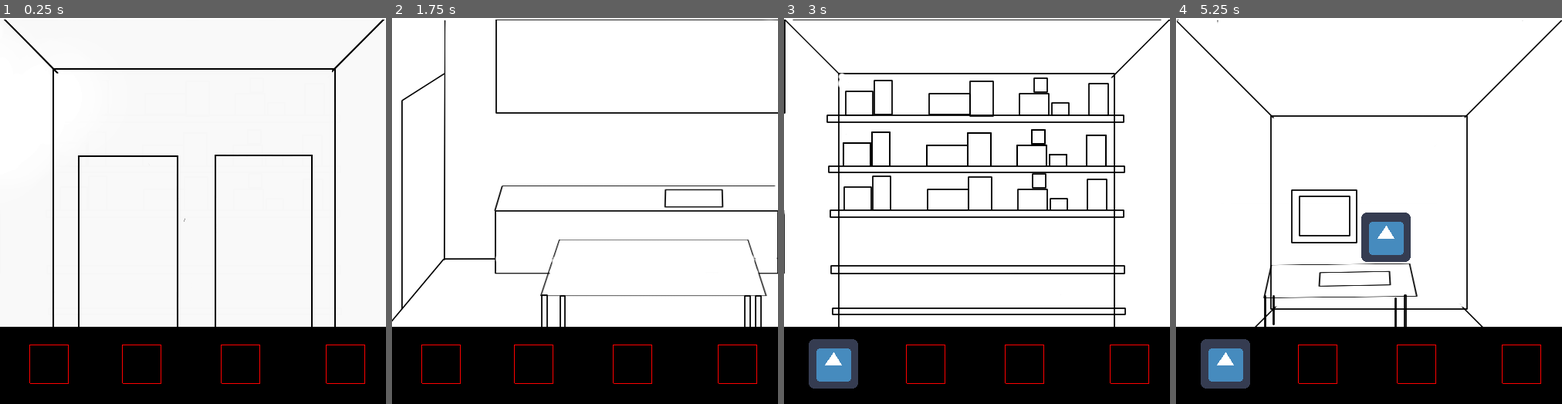
Above: before the commit, frames 1-4 (left to right).
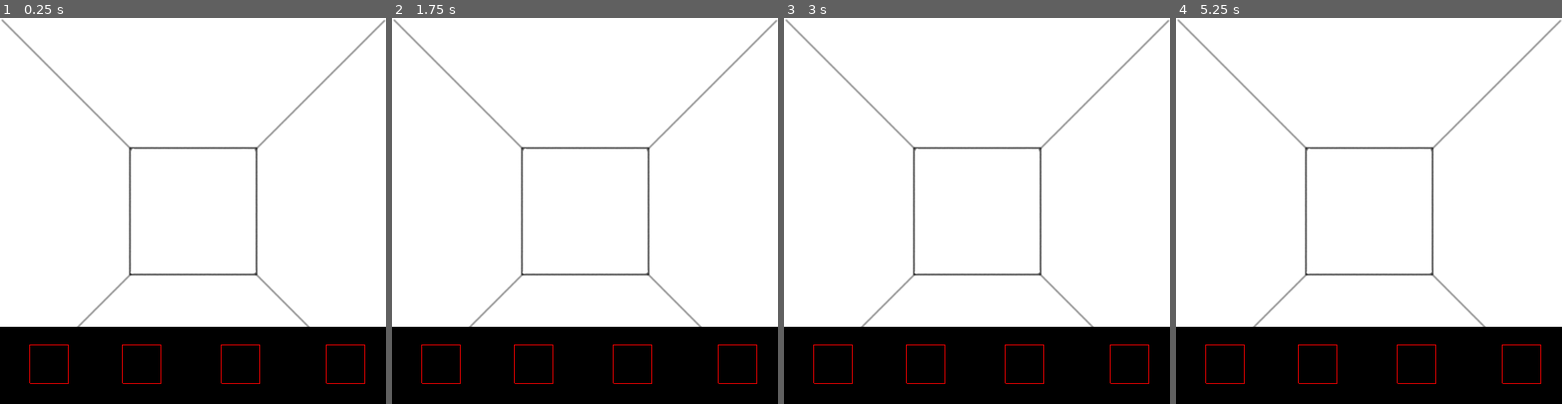
Above: after the commit, the same moments.

Repository: andresleonardobg/Cinco
Game: Godot game, scene res://scenes/level.tscn
Two runs of this game, one before a commit and one after it. Both use one fixed random seed, a clock stepped at 60 frames per second and the inputs below. The engine's default icon, where the game draws it, is replaced by a stand-in: a white triangle on a blue panel in a dark square.
Inputs (mouse positions are in pixels of both pictures, inside the frame that each line leads up to):
- Up to frame 1 (0.25 s): no input
- Up to frame 2 (1.75 s): tap Enter (ui_accept) at 0.5, 0.77, 0.8, 1.07, 1.25, 1.35, 1.52 s; move the mouse to (592, 373) at 0.52 s; click (592, 373) at 0.6 s; move the mouse to (523, 257) at 1.27 s; click (523, 257) at 1.55 s
- Up to frame 3 (3 s): tap Enter (ui_accept) at 1.82, 2, 2.3, 2.75 s; move the mouse to (814, 183) at 2.02 s; click (814, 183) at 2.1 s; move the mouse to (1007, 249) at 2.77 s; click (1007, 249) at 2.85 s
- Up to frame 4 (5.25 s): tap Enter (ui_accept) at 3.02, 3.32, 3.5, 3.6, 3.77, 4.07, 4.25, 4.52, 4.82 s; move the mouse to (1372, 349) at 3.52 s; click (1372, 349) at 3.67 s; move the mouse to (1407, 349) at 4.27 s; click (1407, 349) at 4.35 s; move the mouse to (1303, 257) at 5.02 s; click (1303, 257) at 5.1 s

The runs differ from the first frame. In frame 1, 3.4% of the frame differs, in the area x 0-100%, y 0-80%; in frame 2, 4.2%; in frame 3, 9.0%, in the area x 0-100%, y 0-96%; in frame 4, 6.7%.

Commit message:
capsule works in the level

Diff:
--- a/scenes/dialogs.tscn
+++ b/scenes/dialogs.tscn
@@ -22,6 +22,6 @@
 }
 
 [node name="Timer" type="Timer" parent="."]
-wait_time = 0.049
+wait_time = 0.02
 
 [connection signal="timeout" from="Timer" to="." method="_on_Timer_timeout"]
--- a/scenes/level.tscn
+++ b/scenes/level.tscn
@@ -119,12 +119,12 @@
 
 [node name="level" type="Node2D"]
 __meta__ = {
-"_edit_horizontal_guides_": [ 2000.0 ]
+"_edit_horizontal_guides_": [ 2000.0 ],
+"_edit_vertical_guides_": [ 499.859 ]
 }
 
 [node name="map" parent="." instance=ExtResource( 1 )]
 script = ExtResource( 8 )
-position_in_map = Vector2( -500, -1500 )
 
 [node name="objects" type="Node2D" parent="map"]
 script = ExtResource( 3 )
@@ -292,7 +292,7 @@
 nodeMap = NodePath("../..")
 
 [node name="door15" parent="map/navigation" instance=ExtResource( 2 )]
-position = Vector2( 42.1043, 2713.33 )
+position = Vector2( 40, 2720 )
 scale = Vector2( 1.215, 1.185 )
 posMap = Vector2( -500, -2500 )
 nodeMap = NodePath("../..")
@@ -366,13 +366,13 @@
 nodeMap = NodePath("../..")
 
 [node name="door24" parent="map/navigation" instance=ExtResource( 2 )]
-position = Vector2( 464, 4256 )
+position = Vector2( 440, 4248 )
 scale = Vector2( 1.258, 1.184 )
 posMap = Vector2( -500, -4000 )
 nodeMap = NodePath("../..")
 
 [node name="door34" parent="map/navigation" instance=ExtResource( 2 )]
-position = Vector2( 528, 4256 )
+position = Vector2( 552, 4256 )
 scale = Vector2( 1.258, 1.184 )
 posMap = Vector2( 0, -4000 )
 nodeMap = NodePath("../..")
@@ -520,7 +520,7 @@
 [node name="slot2" type="Area2D" parent="map/interaction/ComputerTwo/slots" groups=[
 "slots",
 ]]
-position = Vector2( 445.852, 467.899 )
+position = Vector2( 429.719, 467.9 )
 collision_layer = 2
 collision_mask = 2
 __meta__ = {
@@ -533,7 +533,7 @@
 [node name="slot3" type="Area2D" parent="map/interaction/ComputerTwo/slots" groups=[
 "slots",
 ]]
-position = Vector2( 526.514, 467.9 )
+position = Vector2( 494.249, 467.9 )
 collision_layer = 2
 collision_mask = 2
 __meta__ = {
@@ -546,7 +546,7 @@
 [node name="slot4" type="Area2D" parent="map/interaction/ComputerTwo/slots" groups=[
 "slots",
 ]]
-position = Vector2( 591.043, 467.899 )
+position = Vector2( 558.778, 467.9 )
 collision_layer = 2
 collision_mask = 2
 __meta__ = {
@@ -559,10 +559,10 @@
 [node name="Capsule" type="Node2D" parent="map/interaction"]
 position = Vector2( 500, 3000 )
 script = ExtResource( 14 )
-node = "object"
-node2 = "object2"
-node3 = "object3"
-node4 = "object4"
+node = "obj"
+node2 = "obj2"
+node3 = "obj3"
+node4 = "obj4"
 nodeMap = NodePath("../..")
 
 [node name="Area2D" type="Area2D" parent="map/interaction/Capsule"]
@@ -626,12 +626,12 @@
 [node name="navigationCam" type="Node2D" parent="."]
 
 [node name="navigationCam" parent="navigationCam" instance=ExtResource( 2 )]
-position = Vector2( 50, 250 )
+position = Vector2( 20, 250 )
 posMap = Vector2( 500, 0 )
 nodeMap = NodePath("../../map")
 
 [node name="navigationCam2" parent="navigationCam" instance=ExtResource( 2 )]
-position = Vector2( 450, 250 )
+position = Vector2( 480, 250 )
 posMap = Vector2( -500, 0 )
 nodeMap = NodePath("../../map")
 
@@ -639,6 +639,7 @@
 
 [node name="ColorRect" parent="." instance=ExtResource( 15 )]
 visible = false
+door = NodePath("../map/navigation")
 
 [connection signal="animation_finished" from="map/firtsDoor/AnimationPlayer" to="map/firtsDoor" method="_on_AnimationPlayer_animation_finished"]
 [connection signal="timeout" from="map/navigation/door3/Timer" to="map/navigation/door3" method="_on_Timer_timeout"]
--- a/scripts/Capsule.gd
+++ b/scripts/Capsule.gd
@@ -70,7 +70,7 @@
 				for p in positions:
 					if p.occupied == null:
 						p.occupied = 'capsule'
-						p.instance_node('capsule')
+						p.instance_node('capsule', true)
 						take = false
 
 					if take == false:
--- a/scripts/ComputerLab.gd
+++ b/scripts/ComputerLab.gd
@@ -8,13 +8,14 @@
 	global_position = pos
 
 func _input(_event):
-	if Input.is_action_just_pressed("ui_accept"):
-		if $block/LineEdit.text == '3101':
-			$block.queue_free()
-			$desktop.visible = true
-		else:
-			$block/LineEdit.text = ''
-			#put song
+	if $block:
+		if Input.is_action_just_pressed("ui_accept"):
+			if $block/LineEdit.text == '3101':
+				$block.queue_free()
+				$desktop.visible = true
+			else:
+				$block/LineEdit.text = ''
+				#put song
 
 func _on_Button_pressed():
 	$desktop/WindowDialog.popup()
--- a/scripts/ComputerTwo.gd
+++ b/scripts/ComputerTwo.gd
@@ -37,7 +37,6 @@
 	var n = node.instance()
 	n.name = nm
 	n.block = true
-	n.softwareLoad = true
 	parent.call_deferred("add_child", n)
 	count += 1
 
@@ -66,6 +65,6 @@
 	$Computer/RichTextLabel2.visible = true
 	$Computer/load.visible = false
 	for n in chips:
-		 var obj = n.get_children()
-		 obj[1].block = false
-		 obj[1].softwareLoad = true
+		var obj = n.get_children()
+		obj[1].block = false
+		Global.softwareLoad = true
--- a/scripts/Global.gd
+++ b/scripts/Global.gd
@@ -1,4 +1,7 @@
 extends Node
+
+var softwareLoad = false
+
 
 func insert_child(area, nm, parent):
 	# area.queue_free()
--- a/scripts/Position.gd
+++ b/scripts/Position.gd
@@ -13,6 +13,6 @@
 
 func instance_node(nod, sl):
 	var n = node.instance()
-	n.set_name(nod)
+	n.name = nod
 	n.softwareLoad = sl
 	add_child(n)
--- a/scripts/dialog.gd
+++ b/scripts/dialog.gd
@@ -4,6 +4,11 @@
 var t
 var p = 0
 var canChange = false
+
+
+#doors
+export (NodePath) var door
+onready var doors = get_node(door)
 
 func _ready():
 	t = texto.split("/")
@@ -12,14 +17,23 @@
 	$Timer.start()
 
 func _input(_event):
-	if Input.is_action_just_pressed("click") and canChange:
-		if p < t.size() - 1:
-			p = p+ 1
-			$RichTextLabel.visible_characters = 0
-			$RichTextLabel.text = t[p]
-			canChange = false
-		else:
-			self.visible = false
+	if self.visible:
+
+		#block objects and doors
+		doors.visible = false
+
+
+		if Input.is_action_just_pressed("click") and canChange:
+			if p < t.size() - 1:
+				p = p+ 1
+				$RichTextLabel.visible_characters = 0
+				$RichTextLabel.text = t[p]
+				canChange = false
+			else:
+				self.visible = false
+	else:
+		#unlock objects and doors
+		doors.visible = true
 
 
 func _on_Timer_timeout() -> void:
--- a/scripts/navigation.gd
+++ b/scripts/navigation.gd
@@ -44,40 +44,41 @@
 
 
 func _on_navigation_input_event(_viewport, _event, _shape_idx):
-	if Input.is_action_just_pressed("leftMouse"):
+	if self.visible:
+		if Input.is_action_just_pressed("leftMouse"):
 
-		if self.name == 'door10' and dialog:
-			dialog.visible = true
+			if self.name == 'door10' and dialog:
+				dialog.visible = true
 
-		#navigation cam---------------------------------------------------------
-		if self.name == 'navigationCam' or self.name == 'navigationCam2':
-			map.global_position += posMap
-			print(map.global_position)
-			if map.global_position.x > 0:
-				map.global_position.x = -1500
-			elif map.global_position.x < -1500:
-				map.global_position.x = 0
-		#-----------------------------------------------------------------------
+			#navigation cam---------------------------------------------------------
+			if self.name == 'navigationCam' or self.name == 'navigationCam2':
+				map.global_position += posMap
+				print(map.global_position)
+				if map.global_position.x > 0:
+					map.global_position.x = -1500
+				elif map.global_position.x < -1500:
+					map.global_position.x = 0
+			#-----------------------------------------------------------------------
 
-		#Particles gas---------------------------------------------------------
-		elif self.name == 'door3' and block == false:
-			if len(get_children()) > 1:
-				for n in get_children():
-					if n.name == 'Particles2D':
-						n.emitting = true
+			#Particles gas---------------------------------------------------------
+			elif self.name == 'door3' and block == false:
+				if len(get_children()) > 1:
+					for n in get_children():
+						if n.name == 'Particles2D':
+							n.emitting = true
 
-					if n.name == 'Timer':
-						n.start()
+						if n.name == 'Timer':
+							n.start()
+				else:
+					map.global_position = posMap
+			#-----------------------------------------------------------------------
+
 			else:
-				map.global_position = posMap
-		#-----------------------------------------------------------------------
-
-		else:
-			if !block:
-				map.global_position = posMap
-			else:
-				#put song here
-				print('block')
+				if !block:
+					map.global_position = posMap
+				else:
+					#put song here
+					print('block')
 
 #Delete particles---------------------------------------------------------------
 func _on_Timer_timeout():
--- a/scripts/objects.gd
+++ b/scripts/objects.gd
@@ -1,6 +1,6 @@
 extends Area2D
 
-var softwareLoad = false
+var softwareLoad
 
 var block = false
 
@@ -33,6 +33,8 @@
 
 func _process(_delta):
 
+	softwareLoad = Global.softwareLoad
+
 	if take and block == false:
 		self.global_position = get_global_mouse_position()
 		z_index = 2
Not shown, added: .gitignore
